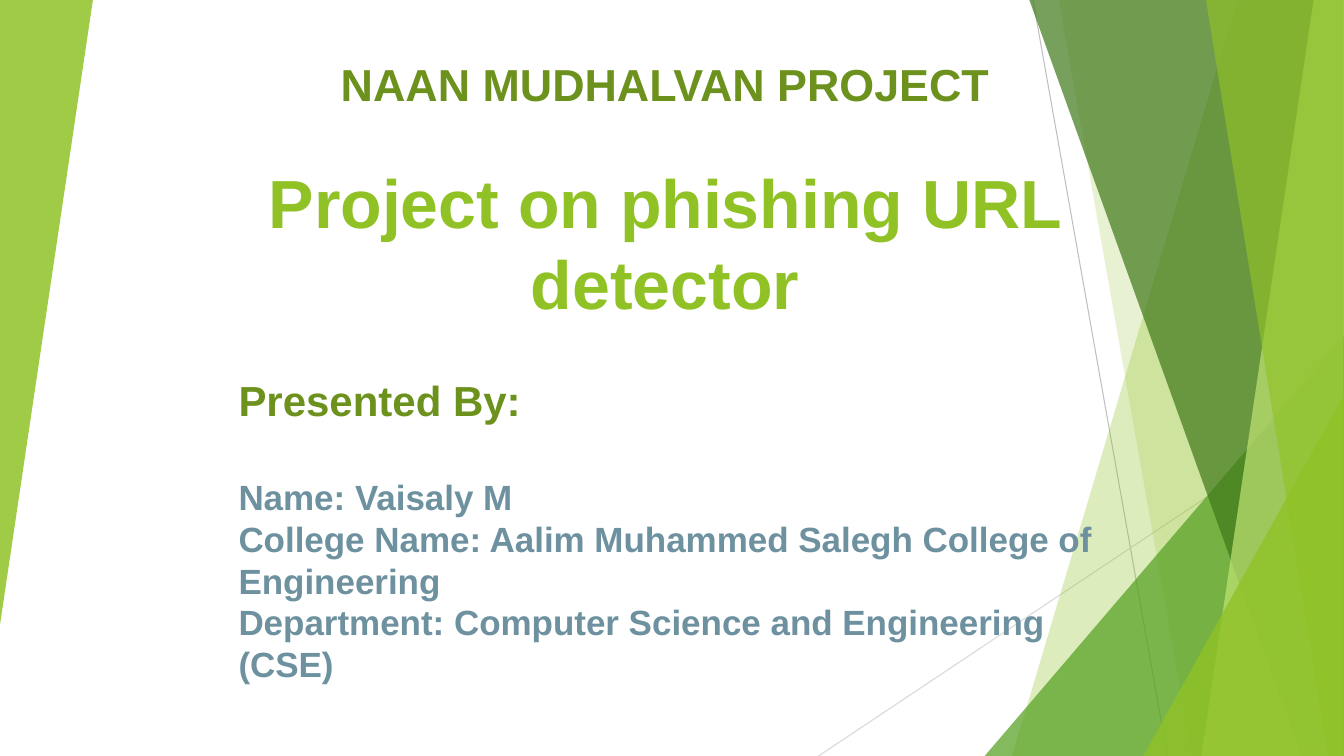
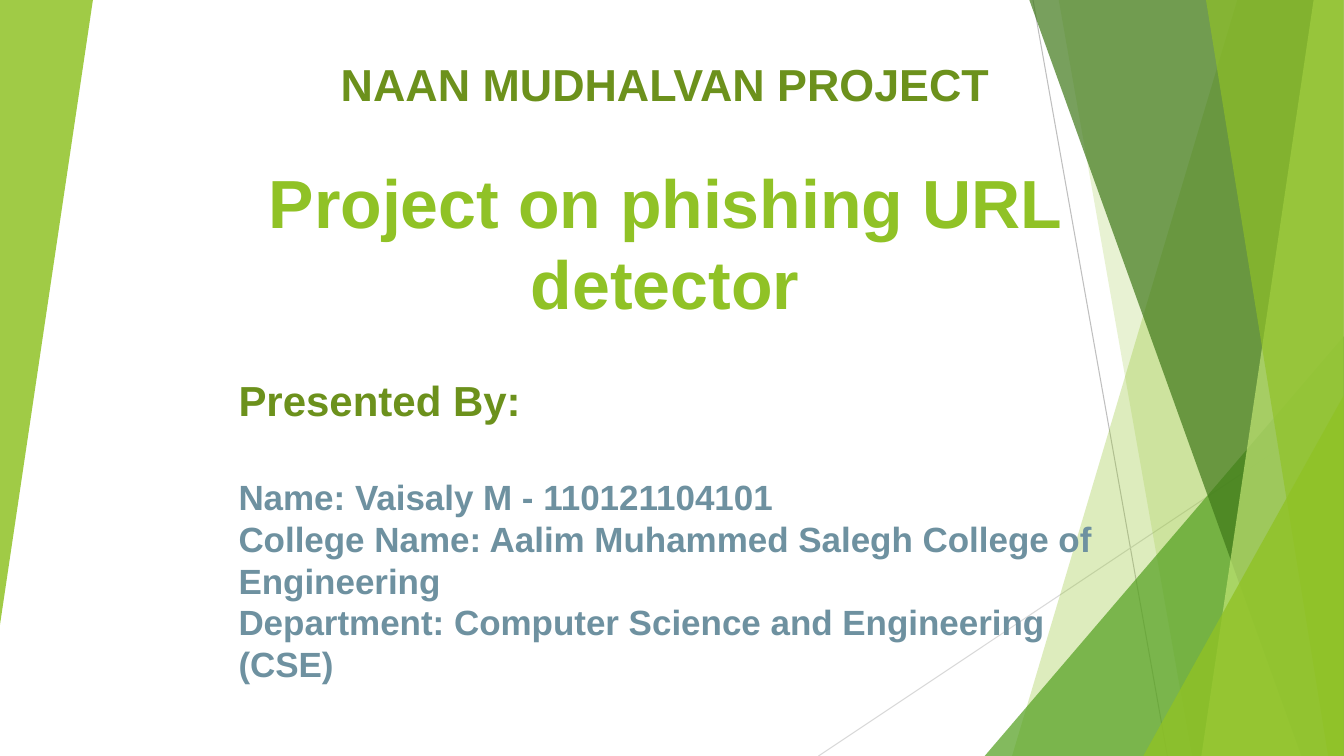
Before and after one commit to Vaish-coder/Naan_Mudhalvan_project_on_phishing_URL_detector, a slide deck: slide 1 of Phishing_URL_detector_naan_mudhalvan.pptx. Drawn at 1344x756 pixels with LibreOffice and Linux fonts; fonts in the diff are those of the drawing. Boxes give left, top, right and bottom in pixels: in the first picture for what was removed or moved away, otherwise in the second. Text is boxed around its words. In the diff, an @@ line names an element or a change of style, - is before the commit and + after.

```diff
--- a/Phishing_URL_detector_naan_mudhalvan.pptx
+++ b/Phishing_URL_detector_naan_mudhalvan.pptx
@@ text at box(239, 484, 772, 516): text changed @@
-Name: Vaisaly M
+Name: Vaisaly M - 110121104101
```
Also in this commit, not shown: 11 other slides changed.
